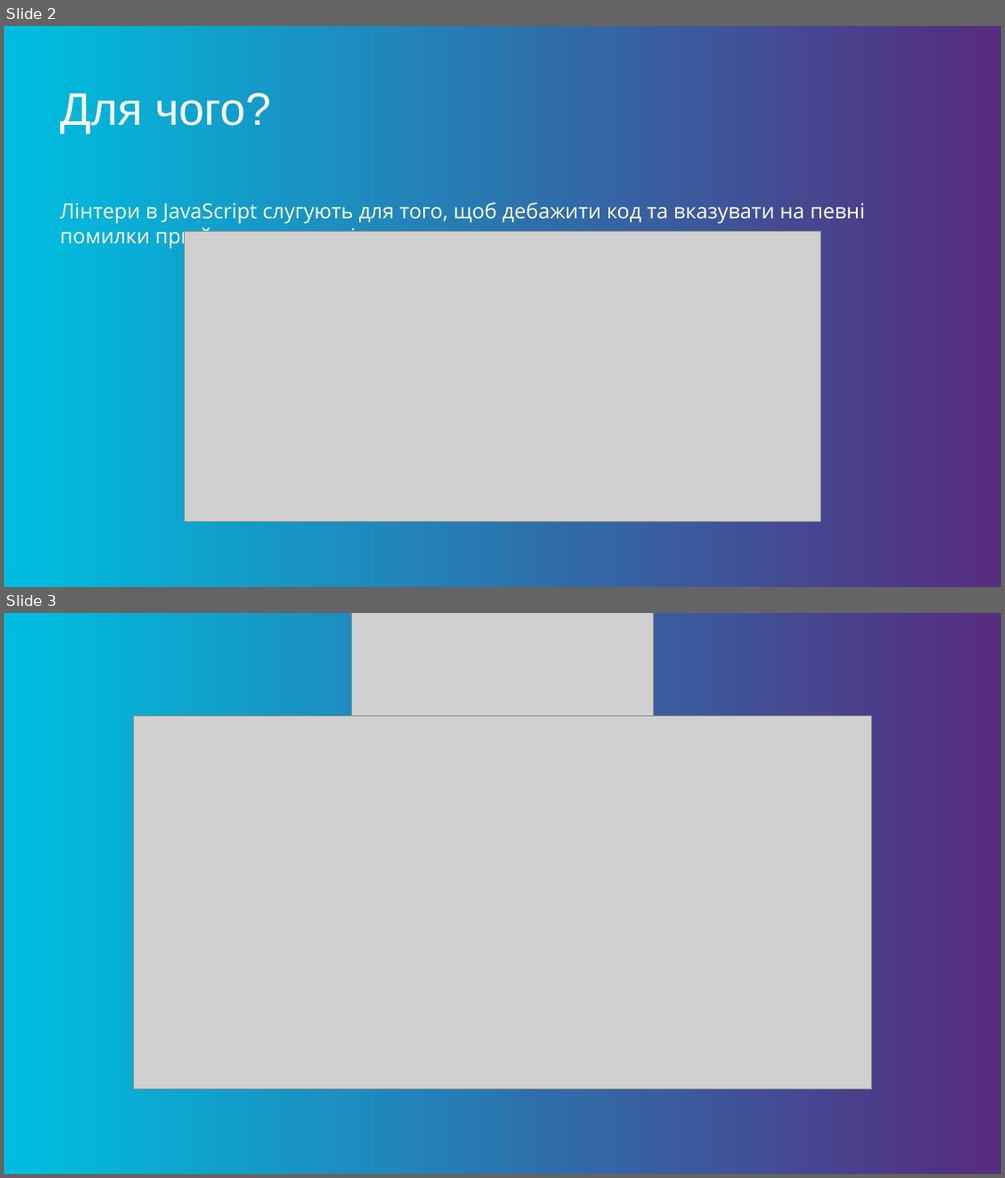
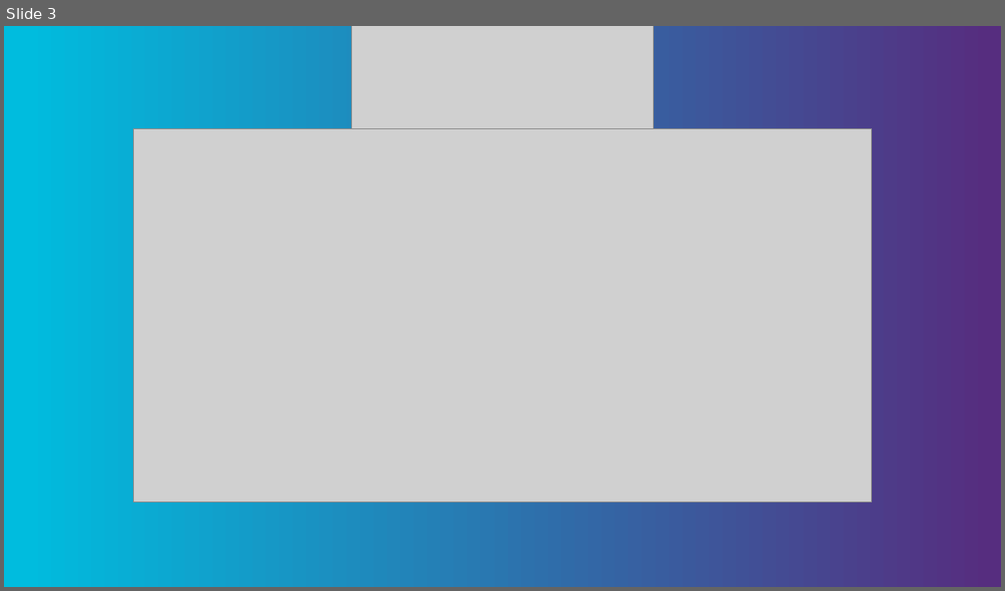
Before and after one commit to moran711/presentations, a slide deck: linters/Linters.pptx. Shown one above the other, each under a label of ours: slides 2 and 3 before the commit, slide 3 after it. The pictures are 1005x1178 and 1005x591 pixels, drawn with LibreOffice and Linux fonts; fonts in the diff are those of the drawing; grey boxes stand for pictures; background and template pictures are left out. Boxes give left, top, right and bottom in pixels: in the first picture for what was removed or moved away, otherwise in the second. Text is boxed around its words. In the diff, an @@ line names an element or a change of style, - is before the commit and + after.

```diff
--- a/linters/Linters.pptx
+++ b/linters/Linters.pptx
@@ slide 2 removed at <box>4,26,1001,587</box>, background gradient #562D7F to #00BCDE @@
@@ title removed at <box>60,93,271,134</box> @@
-Для чого?
@@ text removed at <box>60,202,866,249</box> @@
-Лінтери в JavaScript слугують для того, щоб дебажити код та вказувати на певні помилки при його написанні.
@@ picture removed at <box>184,231,821,521</box> @@
```
Also in this commit, not shown: 1 slide added, 1 other file.
